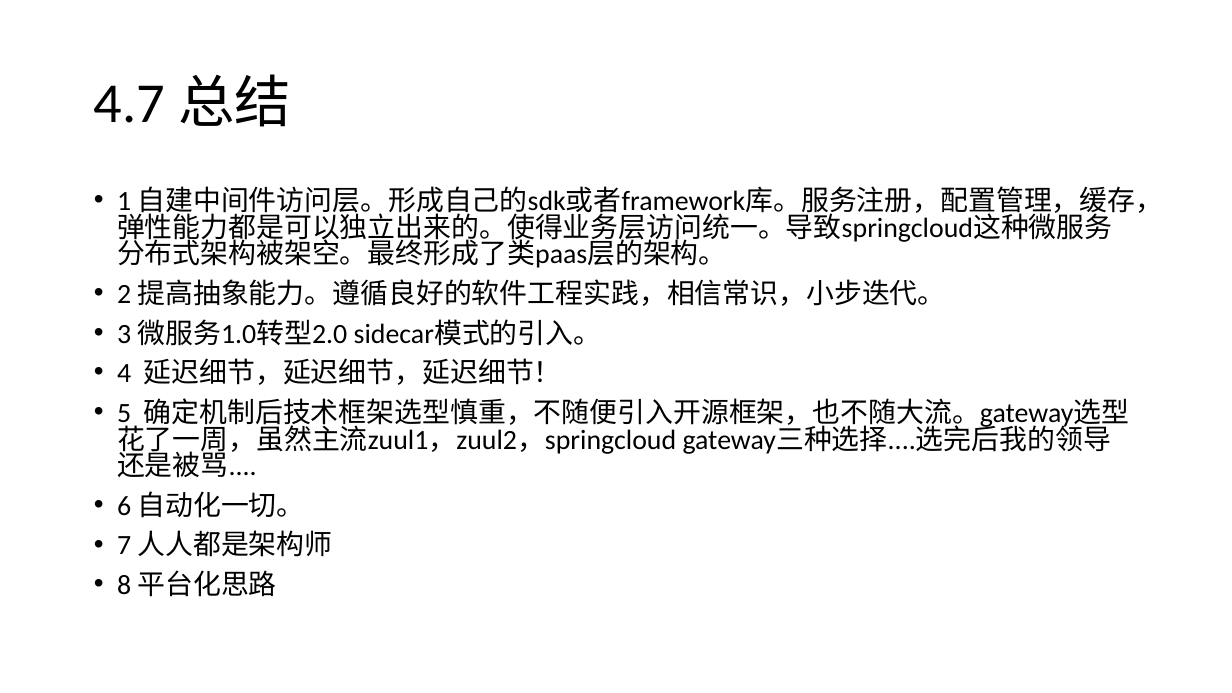
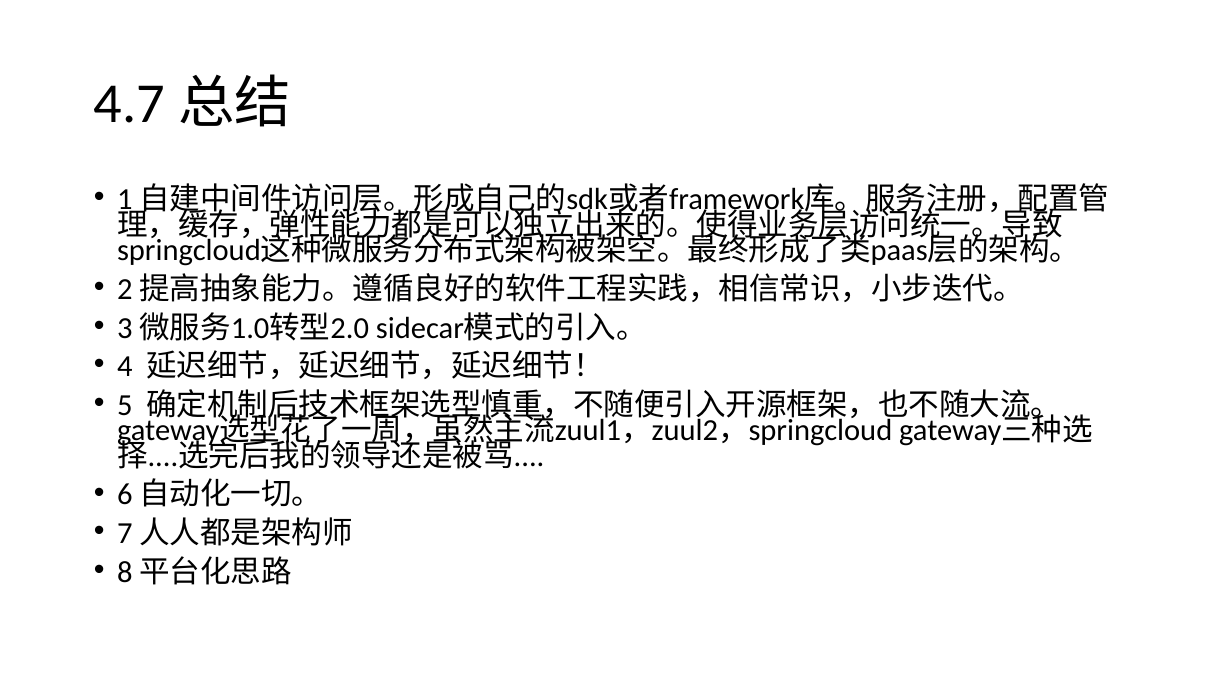
Before and after one commit to xiaozhiliaoo/my-slides, a slide deck: slide 27 of springboot与微服务架构.pptx. Drawn at 1232x693 pixels with LibreOffice and Linux fonts; fonts in the diff are those of the drawing. Boxes give left, top, right and bottom in pixels: in the first picture for what was removed or moved away, otherwise in the second. Text is boxed around its words. In the diff, an @@ line names an element or a change of style, - is before the commit and + after.

```diff
--- a/springboot与微服务架构.pptx
+++ b/springboot与微服务架构.pptx
@@ text "1 自建中间件访问层。形成自己的sdk或者framework库。服务注册，配置管理，缓存，弹性能力都是可以独立出来的。使 ..." at (117,183,1109,585): size 21.7 to 23.8 pt; line spacing 0.8 to 0.7 @@
```
Also in this commit, not shown: 2 other slides changed, 1 other file.
